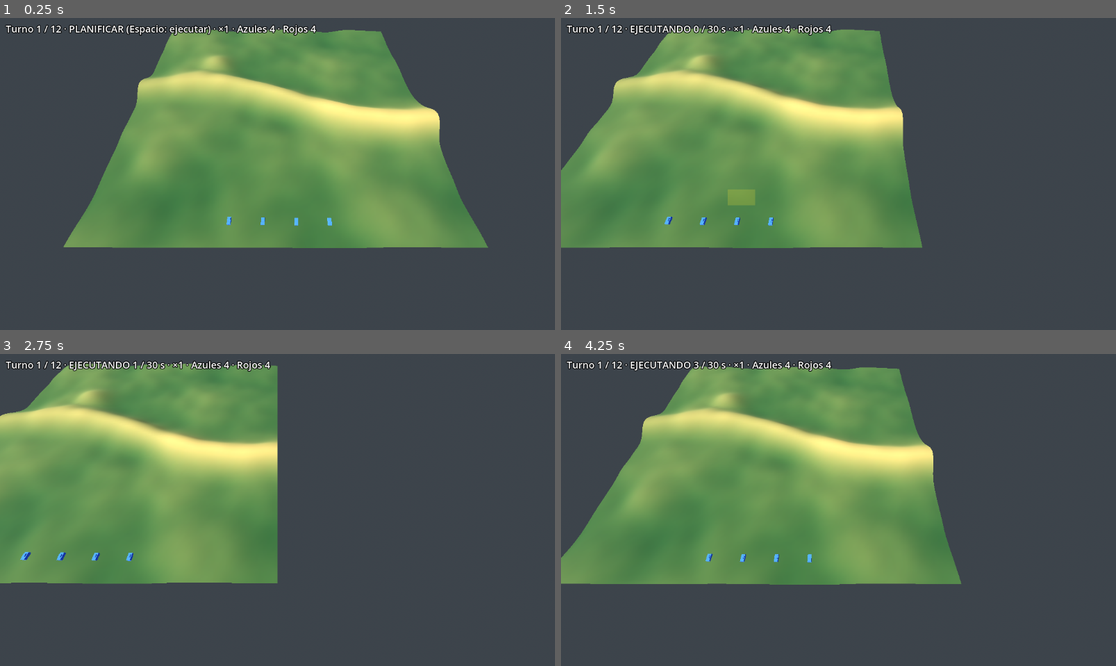
Above: before the commit, frames 1-4 (two rows, left to right).
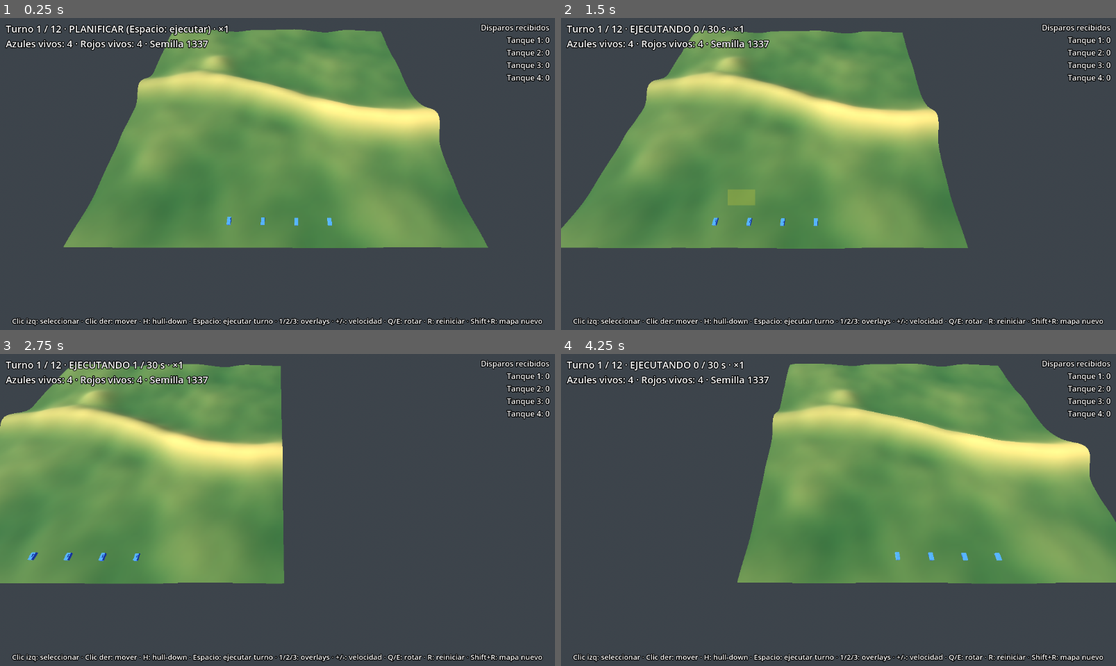
Above: after the commit, the same moments.

Repository: LeandroK99/Demogamev1
Game: Godot game, scene res://main.tscn
Two runs of this game, one before a commit and one after it. Both use one fixed random seed, a clock stepped at 60 frames per second and the inputs below.
Inputs (mouse positions are in pixels of both pictures, inside the frame that each line leads up to):
- Up to frame 1 (0.25 s): no input
- Up to frame 2 (1.5 s): tap Enter at 0.5 s; move the mouse to (960, 158) at 0.52 s; hold D 0.53-1.25 s; tap H at 0.6 s; click (960, 158) at 0.67 s; tap Space at 0.77, 1.07 s; tap R at 0.8 s; drag from (727, 189) to (810, 236) at 1.27 s
- Up to frame 3 (2.75 s): move the mouse to (333, 441) at 2.02 s; hold D from 2.03 s (still down); tap Space at 2.1 s; click (333, 441) at 2.17 s; tap H at 2.3 s
- Up to frame 4 (4.25 s): release D at 2.75 s; drag from (810, 572) to (672, 463) at 2.77 s; move the mouse to (1005, 556) at 3.52 s; hold A from 3.53 s (still down); tap R at 3.6 s; click (1005, 556) at 3.67 s; tap Space at 3.77, 3.8, 4.07 s

The runs differ from the first frame. In frame 1, 3.0% of the frame differs, in the area x 0-100%, y 1-99%; in frame 2, 20%; in frame 3, 4.4%; in frame 4, 49%.

Commit message:
fase 6: HUD, reinicio con R/Shift+R, ajuste de HULLDOWN_HIT_FACTOR y README
Co-Authored-By: Claude Opus 5.5 <noreply@anthropic.com>
Claude-Session: https://claude.ai/code/session_01FRAVKNdtrRtA3qXnwYqQmN

Diff:
--- /dev/null
+++ b/_shot_tmp.gd
@@ -0,0 +1,21 @@
+extends SceneTree
+func _key(k: Key, shift: bool = false) -> void:
+	var ev: InputEventKey = InputEventKey.new(); ev.physical_keycode = k; ev.pressed = true; ev.shift_pressed = shift; root.push_input(ev)
+func _initialize() -> void:
+	var main: Node3D = (load("res://main.tscn") as PackedScene).instantiate()
+	root.add_child(main)
+	for _i: int in 3: await process_frame
+	var world: SimWorld = main.get("world")
+	main.get("input_controller")._set_selection([1, 2])
+	_key(KEY_H); await process_frame
+	_key(KEY_SPACE); await process_frame
+	for _i: int in 150: main.get("turn_controller")._process(0.1)
+	for _i: int in 3: await process_frame
+	root.get_texture().get_image().save_png("/tmp/claude-0/shot/f6_hud.png")
+	_key(KEY_R); for _i: int in 3: await process_frame
+	var w2: SimWorld = main.get("world")
+	print("R: mundo nuevo=%s turno=%d tick=%d semilla=%d hijos=%d" % [w2 != world, w2.turn, w2.tick_in_turn, main.get("map_seed"), main.get_child_count()])
+	_key(KEY_R, true); for _i: int in 3: await process_frame
+	print("Shift+R: semilla=%d hijos=%d" % [main.get("map_seed"), main.get_child_count()])
+	root.get_texture().get_image().save_png("/tmp/claude-0/shot/f6_newmap.png")
+	quit()
--- /dev/null
+++ b/game/hud.gd
@@ -0,0 +1,98 @@
+class_name Hud
+extends CanvasLayer
+## HUD: estado del turno, unidad seleccionada, disparos recibidos, ayuda de teclas y cartel final.
+
+const PLAYER_SIDE: int = 0
+const HELP: String = "Clic izq: seleccionar · Clic der: mover · H: hull-down · Espacio: ejecutar turno · " \
+	+ "1/2/3: overlays · +/-: velocidad · Q/E: rotar · R: reiniciar · Shift+R: mapa nuevo"
+const ORDER_NAMES: Dictionary = {
+	Unit.Order.NONE: "ninguna",
+	Unit.Order.MOVE: "mover",
+	Unit.Order.HULLDOWN: "hull-down",
+	Unit.Order.HOLD: "mantener",
+}
+
+var world: SimWorld
+var turn_controller: TurnController
+var input_controller: InputController
+var map_seed: int = 0
+
+var _status: Label = Label.new()
+var _unit_info: Label = Label.new()
+var _help: Label = Label.new()
+var _banner: Label = Label.new()
+
+
+func setup(p_world: SimWorld, tc: TurnController, ic: InputController, p_seed: int) -> void:
+	world = p_world
+	turn_controller = tc
+	input_controller = ic
+	map_seed = p_seed
+	_style(_status, 20)
+	_status.position = Vector2(12.0, 8.0)
+	add_child(_status)
+
+	_style(_unit_info, 16)
+	_unit_info.set_anchors_preset(Control.PRESET_TOP_RIGHT)
+	_unit_info.grow_horizontal = Control.GROW_DIRECTION_BEGIN
+	_unit_info.horizontal_alignment = HORIZONTAL_ALIGNMENT_RIGHT
+	_unit_info.position = Vector2(-12.0, 8.0)
+	add_child(_unit_info)
+
+	_style(_help, 15)
+	_help.text = HELP
+	_help.set_anchors_preset(Control.PRESET_BOTTOM_WIDE)
+	_help.grow_vertical = Control.GROW_DIRECTION_BEGIN
+	_help.horizontal_alignment = HORIZONTAL_ALIGNMENT_CENTER
+	_help.autowrap_mode = TextServer.AUTOWRAP_WORD_SMART
+	_help.offset_bottom = -8.0
+	add_child(_help)
+
+	_style(_banner, 52)
+	_banner.set_anchors_preset(Control.PRESET_CENTER)
+	_banner.grow_horizontal = Control.GROW_DIRECTION_BOTH
+	_banner.grow_vertical = Control.GROW_DIRECTION_BOTH
+	_banner.horizontal_alignment = HORIZONTAL_ALIGNMENT_CENTER
+	_banner.visible = false
+	add_child(_banner)
+
+
+func _style(label: Label, size: int) -> void:
+	label.add_theme_font_size_override("font_size", size)
+	label.add_theme_color_override("font_outline_color", Color.BLACK)
+	label.add_theme_constant_override("outline_size", 6)
+	label.mouse_filter = Control.MOUSE_FILTER_IGNORE
+
+
+func _process(_delta: float) -> void:
+	var phase_text: String = "PLANIFICAR (Espacio: ejecutar)"
+	if world.phase == SimWorld.Phase.EXECUTE:
+		phase_text = "EJECUTANDO %d / %d s" % [world.tick_in_turn / 10, roundi(Config.TURN_SECONDS)]
+	_status.text = "Turno %d / %d · %s · ×%d\nAzules vivos: %d · Rojos vivos: %d · Semilla %d" % [
+		world.turn, Config.MAX_TURNS, phase_text, roundi(turn_controller.speed()),
+		world.alive_count(0), world.alive_count(1), map_seed]
+	_unit_info.text = _unit_text()
+	if world.game_over:
+		_banner.visible = true
+		var result: String = "EMPATE"
+		if world.winner == PLAYER_SIDE:
+			result = "VICTORIA"
+		elif world.winner != SimWorld.DRAW:
+			result = "DERROTA"
+		_banner.text = "%s\nR: jugar de nuevo · Shift+R: mapa nuevo" % result
+
+
+func _unit_text() -> String:
+	var lines: PackedStringArray = PackedStringArray()
+	var sel: Unit = input_controller.primary_unit()
+	if sel != null:
+		lines.append("Tanque %d" % (sel.id + 1))
+		lines.append("Vida: %d / %d" % [sel.hp, Config.TANK_HP])
+		lines.append("Recarga: %s" % ("lista" if sel.reload_left <= 0.0 else "%.1f s" % sel.reload_left))
+		lines.append("Orden: %s" % ORDER_NAMES.get(sel.order, "?"))
+		lines.append("")
+	lines.append("Disparos recibidos")
+	for u: Unit in world.units:
+		if u.side == PLAYER_SIDE:
+			lines.append("Tanque %d: %d%s" % [u.id + 1, u.shots_received, "" if u.alive else " (destruido)"])
+	return "\n".join(lines)
--- a/game/main.gd
+++ b/game/main.gd
@@ -1,6 +1,7 @@
 extends Node3D
-## Punto de entrada: construye todo por código.
+## Punto de entrada: construye todo por código. R reinicia con la misma semilla; Shift+R con una nueva.
 
+var map_seed: int = Config.SEED
 var world: SimWorld
 var height_field: HeightField
 var terrain_view: TerrainView
@@ -9,52 +10,78 @@
 var input_controller: InputController
 var turn_controller: TurnController
 var combat_fx: CombatFx
+var hud: Hud
 var unit_views: Array[UnitView] = []
+
+var _game_root: Node3D
 
 
 func _ready() -> void:
-	world = SimWorld.new(Config.SEED)
+	_build_environment()
+	_start_game(map_seed)
+	print("Hull-Down OK")
+
+
+func _unhandled_input(event: InputEvent) -> void:
+	var key: InputEventKey = event as InputEventKey
+	if key != null and key.pressed and not key.echo and key.physical_keycode == KEY_R:
+		if key.shift_pressed:
+			map_seed = randi() % 100000
+		_start_game(map_seed)
+
+
+## Arma una partida nueva (descarta la anterior si existe).
+func _start_game(p_seed: int) -> void:
+	if _game_root != null:
+		remove_child(_game_root)
+		_game_root.queue_free()
+	_game_root = Node3D.new()
+	add_child(_game_root)
+	unit_views = []
+
+	world = SimWorld.new(p_seed)
 	height_field = world.height_field
 
 	terrain_view = TerrainView.new()
-	add_child(terrain_view)
+	_game_root.add_child(terrain_view)
 	terrain_view.setup(height_field)
 
 	camera_rig = CameraRTS.new()
-	add_child(camera_rig)
+	_game_root.add_child(camera_rig)
 	camera_rig.setup(height_field)
 	# Arrancar mirando al despliegue azul
 	camera_rig.position.z = (height_field.size - 20) * Config.CELL_SIZE
 	camera_rig.zoom = 160.0
 	camera_rig._clamp_to_map()
-
-	_build_environment()
+	camera_rig.camera.make_current()
 
 	for u: Unit in world.units:
 		var v: UnitView = UnitView.new()
-		add_child(v)
+		_game_root.add_child(v)
 		v.setup(u, height_field)
 		unit_views.append(v)
 
 	overlay = Overlay.new()
-	add_child(overlay)
+	_game_root.add_child(overlay)
 	overlay.setup(terrain_view, world)
 
 	input_controller = InputController.new()
-	add_child(input_controller)
+	_game_root.add_child(input_controller)
 	input_controller.setup(world, camera_rig.camera, terrain_view, unit_views)
 	input_controller.selection_changed.connect(_update_overlay_selection)
 
 	combat_fx = CombatFx.new()
-	add_child(combat_fx)
+	_game_root.add_child(combat_fx)
 	combat_fx.setup(height_field)
 
 	turn_controller = TurnController.new()
-	add_child(turn_controller)
+	_game_root.add_child(turn_controller)
 	turn_controller.setup(world, unit_views, combat_fx)
 	turn_controller.plan_started.connect(_on_plan_started)
 
-	print("Hull-Down OK")
+	hud = Hud.new()
+	_game_root.add_child(hud)
+	hud.setup(world, turn_controller, input_controller, p_seed)
 
 
 func _process(_delta: float) -> void:
@@ -62,14 +89,14 @@
 	_update_overlay_selection()
 
 
+func _update_overlay_selection() -> void:
+	var u: Unit = input_controller.primary_unit()
+	overlay.set_selected_cell(u.cell() if u != null else Vector2i(-1, -1))
+
+
 ## Nuevo turno: la exposición cambió (amenazas conocidas nuevas).
 func _on_plan_started() -> void:
 	overlay.refresh()
-
-
-func _update_overlay_selection() -> void:
-	var u: Unit = input_controller.primary_unit()
-	overlay.set_selected_cell(u.cell() if u != null else Vector2i(-1, -1))
 
 
 func _build_environment() -> void:
--- a/game/turn_controller.gd
+++ b/game/turn_controller.gd
@@ -1,7 +1,7 @@
 class_name TurnController
 extends Node
 ## Ciclo WeGo en la vista: Espacio ejecuta el turno, +/- cambian la velocidad.
-## También aplica la niebla a las vistas y muestra una línea de estado.
+## También aplica la niebla a las vistas.
 
 const PLAYER_SIDE: int = 0
 const SPEEDS: Array[float] = [1.0, 2.0, 4.0]
@@ -13,28 +13,12 @@
 var fx: CombatFx
 var _speed_index: int = 0
 var _accum: float = 0.0
-var _status: Label = Label.new()
-var _banner: Label = Label.new()
 
 
 func setup(p_world: SimWorld, views: Array[UnitView], p_fx: CombatFx) -> void:
 	world = p_world
 	unit_views = views
 	fx = p_fx
-	var layer: CanvasLayer = CanvasLayer.new()
-	add_child(layer)
-	_status.position = Vector2(12.0, 8.0)
-	_status.add_theme_font_size_override("font_size", 20)
-	_status.add_theme_color_override("font_outline_color", Color.BLACK)
-	_status.add_theme_constant_override("outline_size", 6)
-	layer.add_child(_status)
-	_banner.set_anchors_preset(Control.PRESET_CENTER)
-	_banner.horizontal_alignment = HORIZONTAL_ALIGNMENT_CENTER
-	_banner.add_theme_font_size_override("font_size", 48)
-	_banner.add_theme_color_override("font_outline_color", Color.BLACK)
-	_banner.add_theme_constant_override("outline_size", 10)
-	_banner.visible = false
-	layer.add_child(_banner)
 	_apply_fog(1.0)
 
 
@@ -78,7 +62,6 @@
 	world.shot_events.clear()
 	var alpha: float = clampf(_accum / Config.TICK, 0.0, 1.0) if world.phase == SimWorld.Phase.EXECUTE else 1.0
 	_apply_fog(alpha)
-	_update_status()
 
 
 ## Propios: siempre visibles. Enemigos: visibles, fantasma en su última posición, u ocultos.
@@ -100,19 +83,3 @@
 			v.show_ghost_at(known[u.id]["cell"])
 		else:
 			v.set_display(UnitView.Display.HIDDEN)
-
-
-func _update_status() -> void:
-	var phase_text: String = "PLANIFICAR (Espacio: ejecutar)"
-	if world.phase == SimWorld.Phase.EXECUTE:
-		phase_text = "EJECUTANDO %d / %d s" % [world.tick_in_turn / 10, roundi(Config.TURN_SECONDS)]
-	_status.text = "Turno %d / %d · %s · ×%d · Azules %d · Rojos %d" % [
-		world.turn, Config.MAX_TURNS, phase_text, roundi(speed()), world.alive_count(0), world.alive_count(1)]
-	if world.game_over:
-		_banner.visible = true
-		if world.winner == PLAYER_SIDE:
-			_banner.text = "VICTORIA"
-		elif world.winner == SimWorld.DRAW:
-			_banner.text = "EMPATE"
-		else:
-			_banner.text = "DERROTA"
--- a/sim/config.gd
+++ b/sim/config.gd
@@ -17,7 +17,7 @@
 const RELOAD_SECONDS: float = 7.0
 const MAX_RANGE: float = 350.0 # metros
 const P_HIT_BASE: float = 0.55
-const HULLDOWN_HIT_FACTOR: float = 0.35 # si el casco del blanco no es visible
+const HULLDOWN_HIT_FACTOR: float = 0.5 # si el casco del blanco no es visible (0,35 en el plan; subido en el ajuste de la fase 6)
 const MOVING_SHOOTER_FACTOR: float = 0.4 # si el que dispara se mueve
 const EXPOSURE_WEIGHT_K: float = 8.0 # peso de la exposición en el costo del A*
 const HULLDOWN_RADIUS: int = 15 # celdas de búsqueda de candidatos
Not shown, added: game/hud.gd.uid
